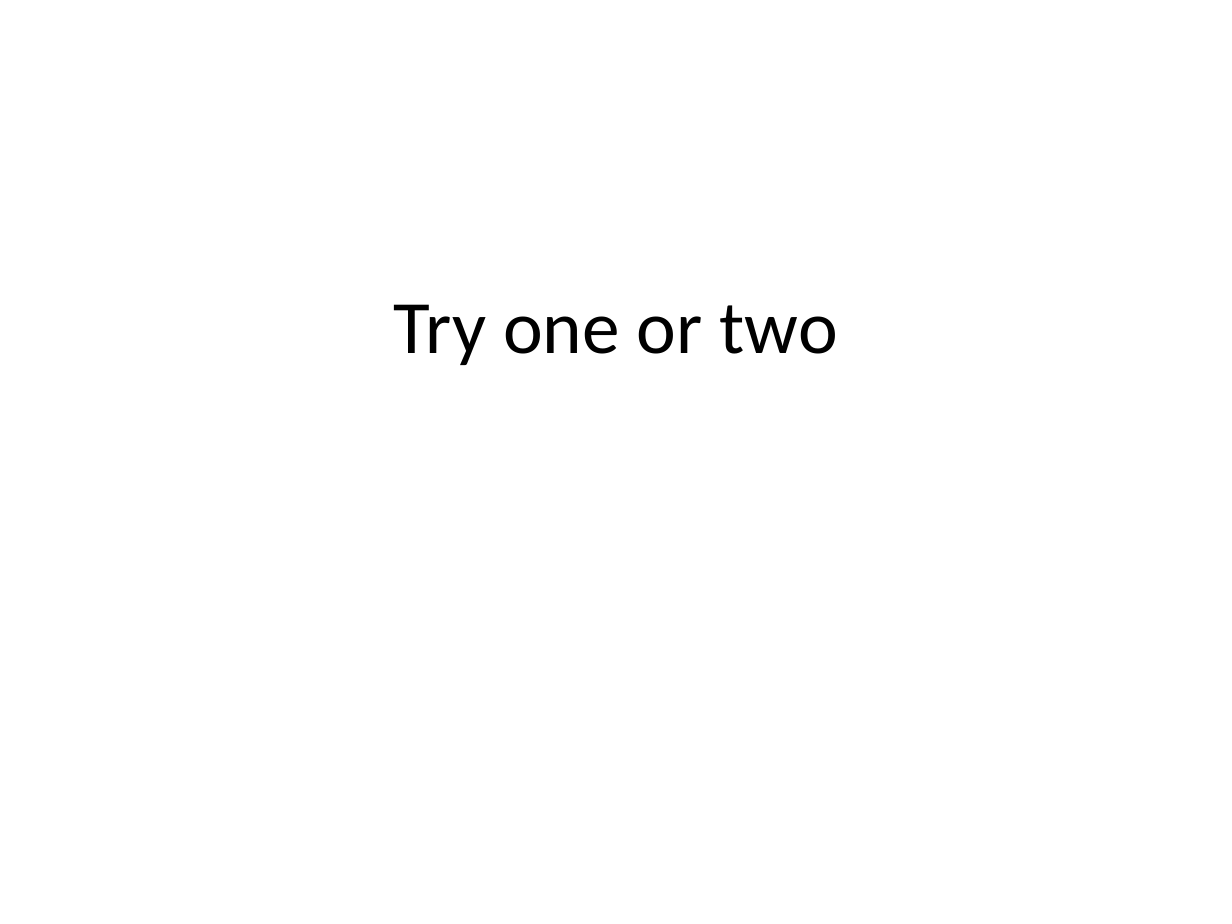
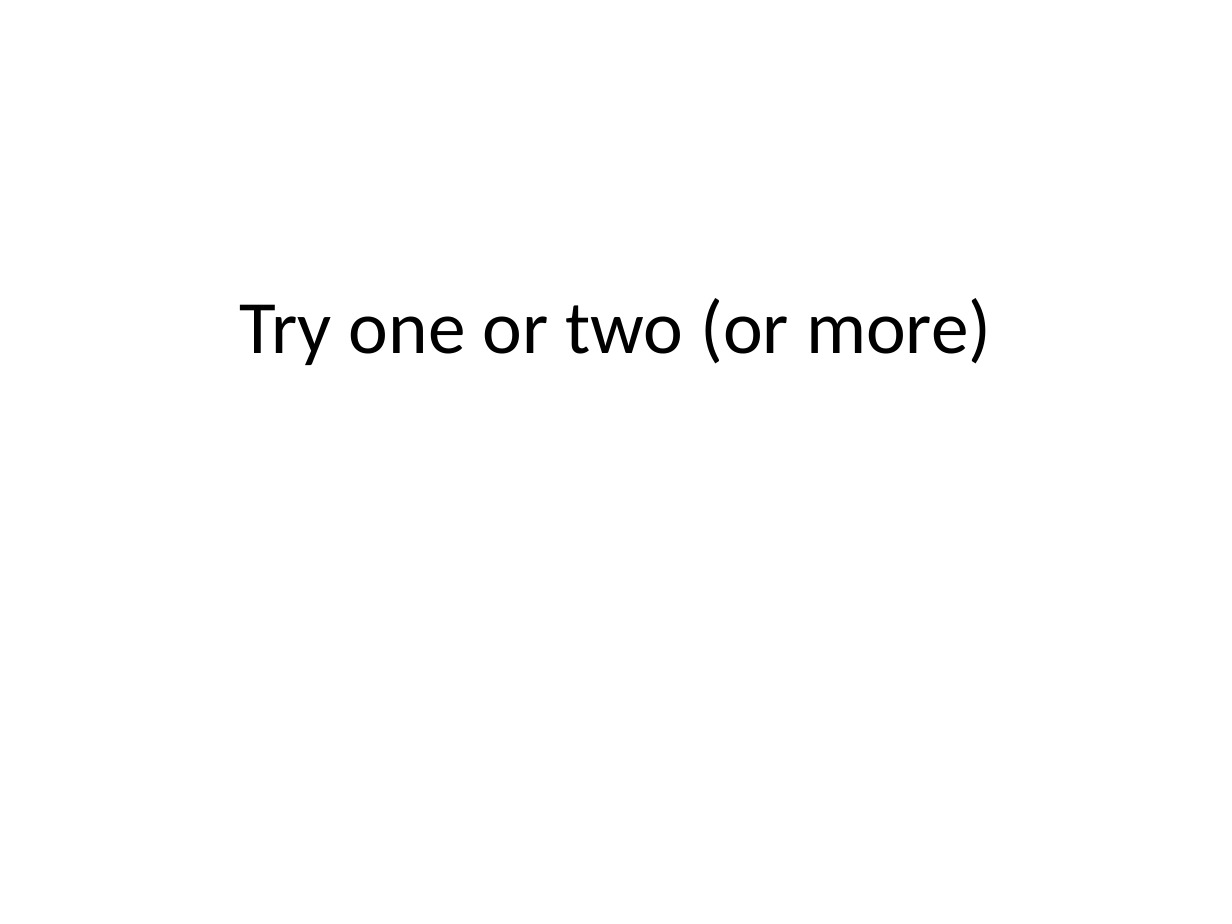
Before and after one commit to Mallioch/Presentations, a slide deck: slide 10 of 2012_1_5__client_side_mvx_frameworks/2 - Comparison.pptx (slide 7 before the commit). Drawn at 1232x924 pixels with LibreOffice and Linux fonts; fonts in the diff are those of the drawing; background and template pictures are left out. Boxes give left, top, right and bottom in pixels: in the first picture for what was removed or moved away, otherwise in the second. Text is boxed around its words. In the diff, an @@ line names an element or a change of style, - is before the commit and + after.

```diff
--- a/2012_1_5__client_side_mvx_frameworks/2 - Comparison.pptx
+++ b/2012_1_5__client_side_mvx_frameworks/2 - Comparison.pptx
@@ title at bbox=[239, 298, 991, 365]: text changed @@
-Try one or two
+Try one or two (or more)
```
Also in this commit, not shown: 4 other slides changed, 4 slides added, 3 other files.
